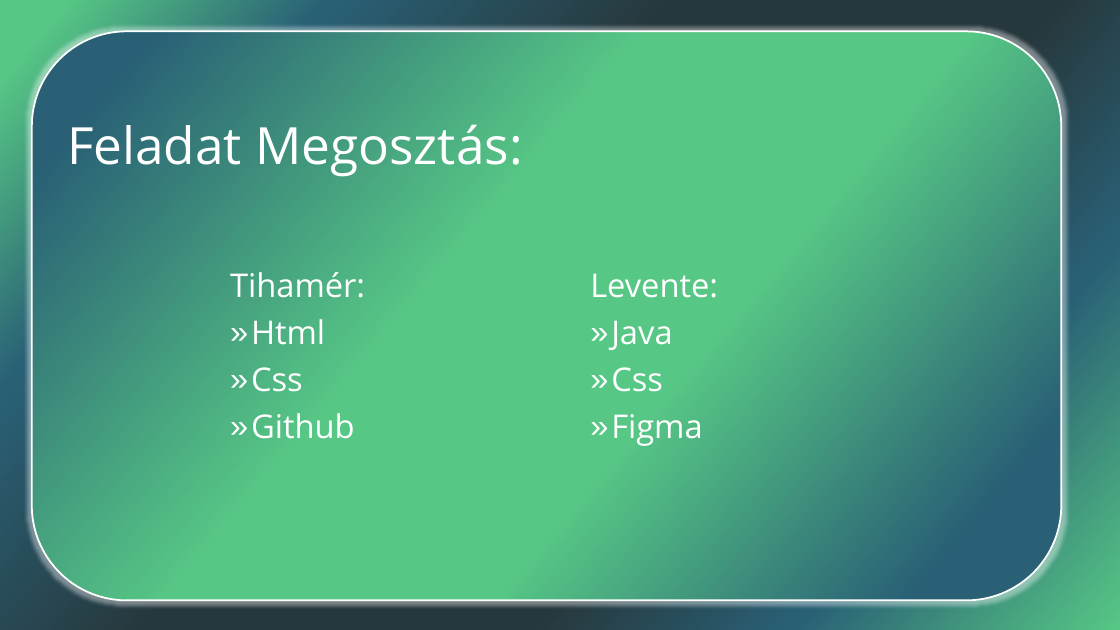
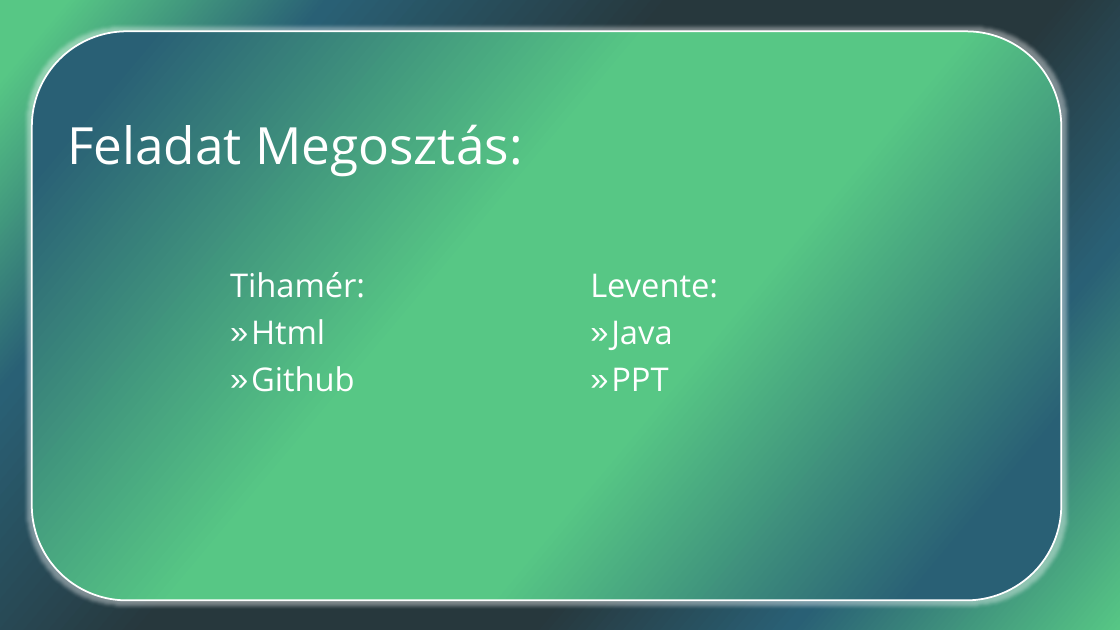
Before and after one commit to TihikEu/Kiszallitasi-Etelrendelo-Rendszer, a slide deck: slide 3 of Kiszállítás és Ételrendező Rendszer.pptx. Drawn at 1120x630 pixels with LibreOffice and Linux fonts; fonts in the diff are those of the drawing. Boxes give left, top, right and bottom in pixels: in the first picture for what was removed or moved away, otherwise in the second. Text is boxed around its words. In the diff, an @@ line names an element or a change of style, - is before the commit and + after.

Commit message:
PPT

```diff
--- a/Kiszállítás és Ételrendező Rendszer.pptx
+++ b/Kiszállítás és Ételrendező Rendszer.pptx
@@ text at (251, 367, 303, 392): paragraph removed @@
-» Css
@@ text at (611, 367, 668, 391): text changed @@
-» Css
-» Figma
+» PPT
```
